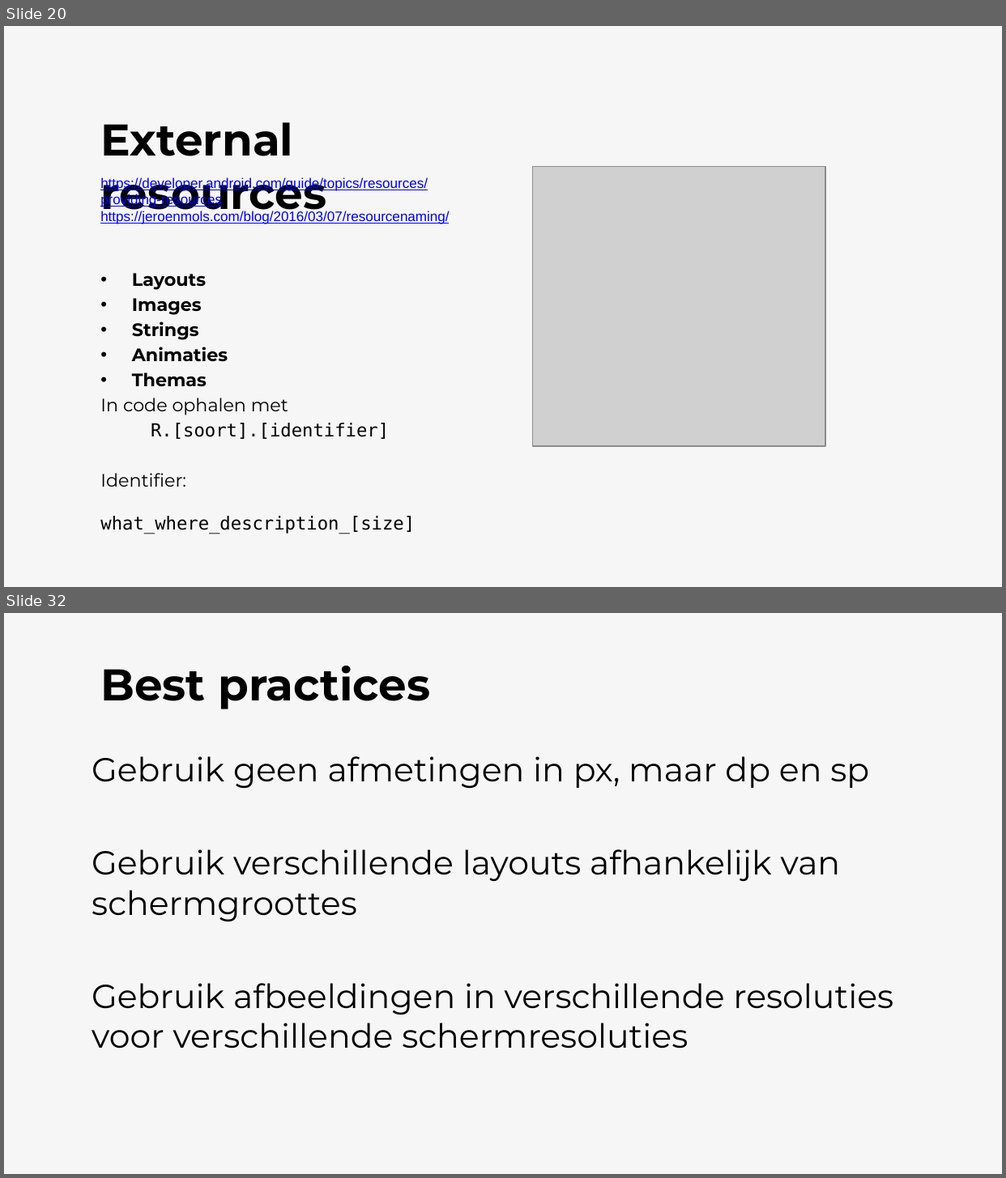
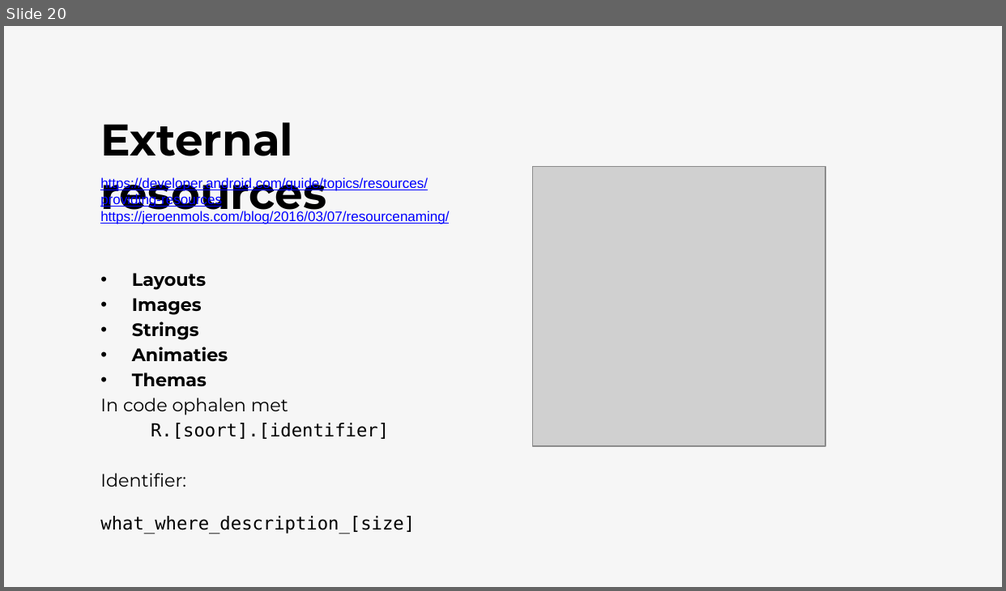
Before and after one commit to HoGentTIN/software-development-in-Android, a slide deck: slides/03 - Activities.pptx. Shown one above the other, each under a label of ours: slides 20 and 32 before the commit, slide 20 after it; the slides between them are not shown. The pictures are 1006x1178 and 1006x591 pixels, drawn with LibreOffice and Linux fonts; fonts in the diff are those of the drawing; grey boxes stand for pictures; background and template pictures are left out. Boxes give left, top, right and bottom in pixels: in the first picture for what was removed or moved away, otherwise in the second. Text is boxed around its words. In the diff, an @@ line names an element or a change of style, - is before the commit and + after.

```diff
--- a/slides/03 - Activities.pptx
+++ b/slides/03 - Activities.pptx
@@ slide 32 removed at bbox=[4, 613, 1002, 1174], background #F6F6F6 @@
@@ title removed at bbox=[100, 666, 430, 709] @@
-Best practices
@@ text removed at bbox=[91, 756, 893, 1049] @@
-Gebruik geen afmetingen in px, maar dp en sp
-Gebruik verschillende layouts afhankelijk van schermgroottes
-Gebruik afbeeldingen in verschillende resoluties voor verschillende schermresoluties
```
Also in this commit, not shown: 18 other slides removed.
